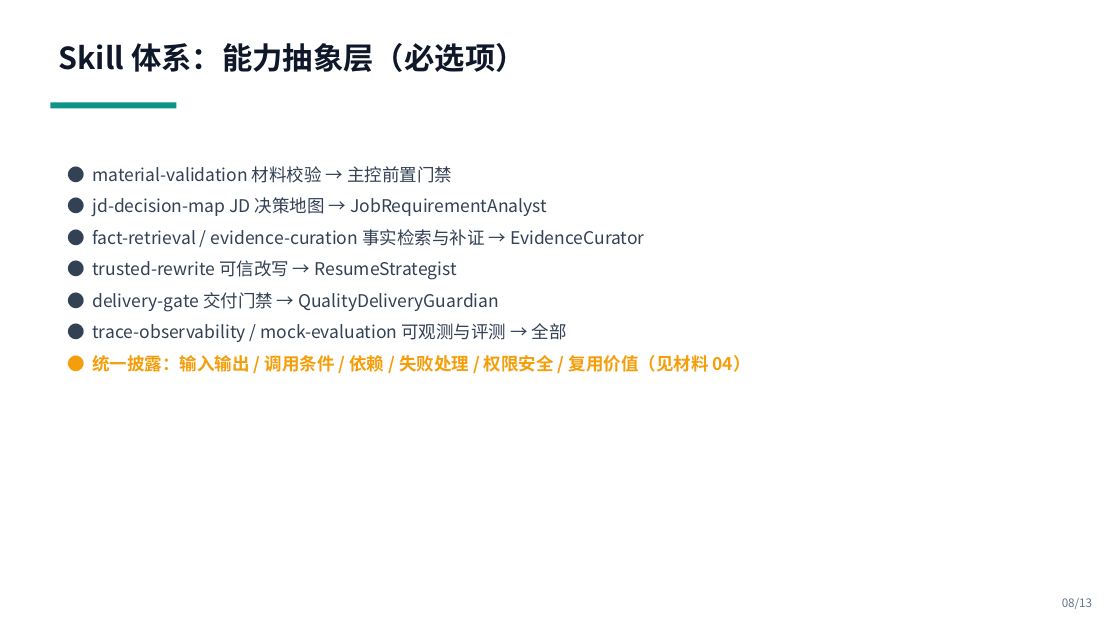
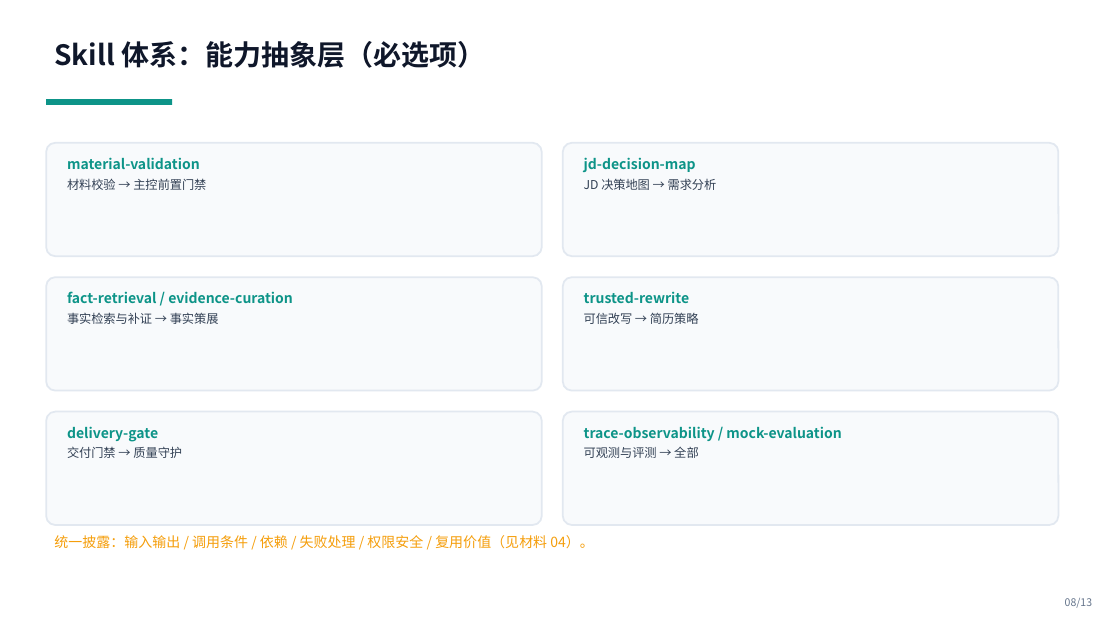
Before and after one commit to yingchao4399/resume-expert, a slide deck: slide 8 of competition/initial/01-solution-deck.pptx. Drawn at 1120x630 pixels with LibreOffice and Linux fonts; fonts in the diff are those of the drawing. Boxes give left, top, right and bottom in pixels: in the first picture for what was removed or moved away, otherwise in the second. Text is boxed around its words. In the diff, an @@ line names an element or a change of style, - is before the commit and + after.

```diff
--- a/competition/initial/01-solution-deck.pptx
+++ b/competition/initial/01-solution-deck.pptx
@@ text "Skill 体系：能力抽象层（必选项）" at <box>54,41,485,68</box>: size 26 to 24 pt; less space between paragraphs @@
@@ rectangle: place and size @@
-rectangle at <box>50,103,176,108</box>
+rectangle at <box>46,99,172,105</box>
@@ rounded rectangle added at <box>46,143,542,256</box>, fill #F8FAFC, outline #E2E8F0 1.5 pt @@
@@ rounded rectangle added at <box>563,143,1059,256</box>, fill #F8FAFC, outline #E2E8F0 1.5 pt @@
@@ text added at <box>67,157,206,190</box>, 12 pt, text #0D9488, bold @@
+material-validation
+材料校验 → 主控前置门禁
@@ text removed at <box>92,166,751,372</box> @@
-● material-validation 材料校验 → 主控前置门禁
-● jd-decision-map JD 决策地图 → JobRequirementAnalyst
-● fact-retrieval / evidence-curation 事实检索与补证 → EvidenceCurator
-● trusted-rewrite 可信改写 → ResumeStrategist
-● delivery-gate 交付门禁 → QualityDeliveryGuardian
-● trace-observability / mock-evaluation 可观测与评测 → 全部
-● 统一披露：输入输出 / 调用条件 / 依赖 / 失败处理 / 权限安全 / 复用价值（见材料 04）
@@ text added at <box>584,157,717,190</box>, 12 pt, text #0D9488, bold @@
+jd-decision-map
+JD 决策地图 → 需求分析
@@ rounded rectangle added at <box>46,277,542,391</box>, fill #F8FAFC, outline #E2E8F0 1.5 pt @@
@@ text added at <box>67,291,293,324</box>, 12 pt, text #0D9488, bold @@
+fact-retrieval / evidence-curation
+事实检索与补证 → 事实策展
@@ rounded rectangle added at <box>563,277,1059,391</box>, fill #F8FAFC, outline #E2E8F0 1.5 pt @@
@@ text added at <box>584,291,699,324</box>, 12 pt, text #0D9488, bold @@
+trusted-rewrite
+可信改写 → 简历策略
@@ rounded rectangle added at <box>46,412,542,525</box>, fill #F8FAFC, outline #E2E8F0 1.5 pt @@
@@ rounded rectangle added at <box>563,412,1059,525</box>, fill #F8FAFC, outline #E2E8F0 1.5 pt @@
@@ text added at <box>67,426,182,458</box>, 12 pt, text #0D9488, bold @@
+delivery-gate
+交付门禁 → 质量守护
@@ text added at <box>584,426,841,458</box>, 12 pt, text #0D9488, bold @@
+trace-observability / mock-evaluation
+可观测与评测 → 全部
@@ text added at <box>54,535,594,548</box>, 12 pt, text #F59E0B @@
+统一披露：输入输出 / 调用条件 / 依赖 / 失败处理 / 权限安全 / 复用价值（见材料 04）。
@@ text "08/13" at <box>1065,598,1092,608</box>: size 10 to 9 pt; less space between paragraphs @@
```
Also in this commit, not shown: 12 other slides changed, 1 other file.
